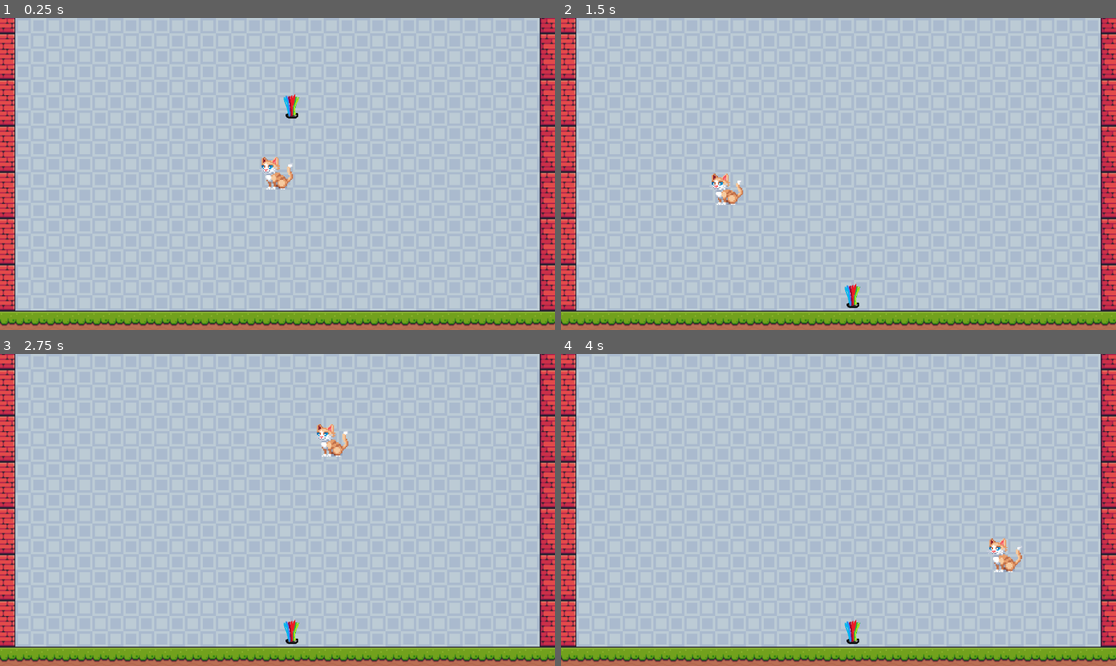
Above: before the commit, frames 1-4 (two rows, left to right).
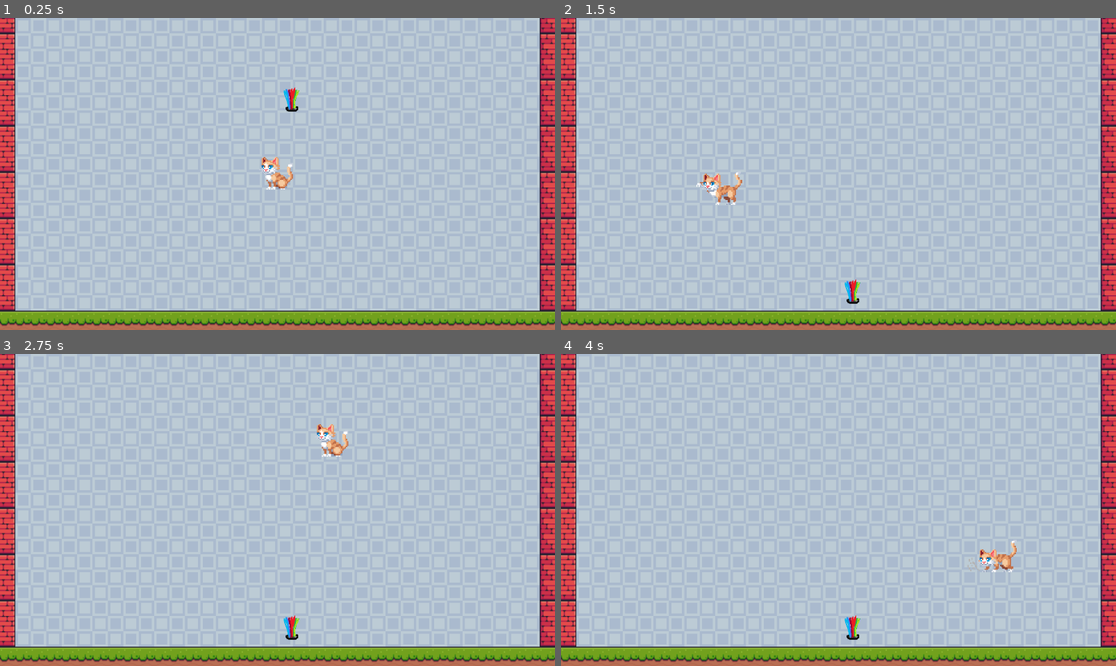
Above: after the commit, the same moments.

Repository: koxukoshu/pacific-sun-debut-game
Game: Godot game, scene res://main.tscn
Same seed, same stepped clock (60 frames per second), same inputs: the game is played once before the commit and once after it.
Inputs (mouse positions are in pixels of both pictures, inside the frame that each line leads up to):
- Up to frame 1 (0.25 s): no input
- Up to frame 2 (1.5 s): move the mouse to (960, 158) at 0.52 s; click (960, 158) at 0.6 s; right-click (960, 158) at 0.8 s; move the mouse to (727, 189) at 1.27 s; right-click (727, 189) at 1.35 s
- Up to frame 3 (2.75 s): click (166, 525) at 1.55 s; move the mouse to (333, 441) at 2.02 s; click (333, 441) at 2.1 s; right-click (333, 441) at 2.3 s
- Up to frame 4 (4 s): move the mouse to (810, 572) at 2.77 s; right-click (810, 572) at 2.85 s; click (810, 572) at 3.05 s; move the mouse to (1005, 556) at 3.52 s; click (1005, 556) at 3.6 s; right-click (1005, 556) at 3.8 s

The runs differ from the first frame. In frame 1, 0.2% of the frame differs, in the area x 51-54%, y 22-33%; in frame 2, 0.6%; in frame 3, 0.2%; in frame 4, 0.7%, in the area x 51-84%, y 59-94%.

Commit message:
feat: add hard and light kick mechanic

Diff:
--- a/new_game_project_2025-06-06_13-04-02/character.tscn
+++ b/new_game_project_2025-06-06_13-04-02/character.tscn
@@ -206,7 +206,7 @@
 }]
 
 [sub_resource type="CircleShape2D" id="CircleShape2D_px5sl"]
-radius = 57.0789
+radius = 69.0072
 
 [node name="CharacterBody2D" type="Sprite2D"]
 script = ExtResource("1_wmkwl")
--- a/new_game_project_2025-06-06_13-04-02/main.tscn
+++ b/new_game_project_2025-06-06_13-04-02/main.tscn
@@ -241,5 +241,4 @@
 
 [node name="toy" parent="." instance=ExtResource("4_1bvp3")]
 position = Vector2(604, 144)
-gravity_scale = 1.5
 script = null
--- a/new_game_project_2025-06-06_13-04-02/main_character.gd
+++ b/new_game_project_2025-06-06_13-04-02/main_character.gd
@@ -5,10 +5,11 @@
 @onready var kick_area: Area2D = $KickArea
 @onready var kick_sfx: AudioStreamPlayer2D = $kick_sfx
 
-var is_kicking = false
+var is_hard_kicking = false
+var is_light_kicking = false
 
 func _ready() -> void:
-	# Hide the system mouse cursor if you want your sprite to be the only cursor
+	# Hide the system mouse cursor
 	Input.set_mouse_mode(Input.MOUSE_MODE_HIDDEN)
 
 	# Connect the kick area's signal to handle hits
@@ -20,102 +21,52 @@
 	global_position = get_global_mouse_position()
 
 	# Handle kick input
-	if Input.is_action_just_pressed("kick") and not is_kicking:
-		_do_kick()
+	if Input.is_action_just_pressed("hard_kick") and not is_hard_kicking:
+		_do_hard_kick()
 
-	if not is_kicking:
+	if Input.is_action_just_pressed("light_kick") and not is_light_kicking:
+		_do_light_kick()
+
+	if not (is_hard_kicking or is_light_kicking):
 		animated_sprite_2d.play("default")
 
-# Initiates the kick attack
-func _do_kick() -> void:
-	is_kicking = true
+# Initiates the hard kick attack
+func _do_hard_kick() -> void:
+	is_hard_kicking = true
 	animated_sprite_2d.play("kicking")
 	kick_area.monitoring = true # Enable the hitbox for the kick
 
 	# Wait for a short duration, then disable the hitbox and end the kick
 	await get_tree().create_timer(0.3).timeout
 	kick_area.monitoring = false
-	is_kicking = false
+	is_hard_kicking = false
 
-# Called when the kick area detects a body
+# Initiates the light kick attack
+func _do_light_kick() -> void:
+	is_light_kicking = true
+	animated_sprite_2d.play("kicking")
+	kick_area.monitoring = true # Enable the hitbox for the kick
+
+	# Wait for a short duration, then disable the hitbox and end the kick
+	await get_tree().create_timer(0.2).timeout
+	kick_area.monitoring = false
+	is_light_kicking = false
+
 func _on_kick_area_body_entered(body: Node) -> void:
-	if is_kicking == true: # Ensure the kick is active
-		if body is RigidBody2D: # Only affect RigidBody2D nodes
-			kick_sfx.play()
-			print("Kicked: ", body.name)
+	if (is_hard_kicking or is_light_kicking) and body is RigidBody2D:
+		kick_sfx.play()
+		print("Kicked: ", body.name)
 
-			var base_vertical_kick_strength = 800.0   # Base strength for the upward kick
-			var base_horizontal_kick_strength = 200.0 # Base strength for the horizontal kick
+		# --- Config ---
+		var kick_speed: float = 600.0 # Constant speed after kick
+		if is_light_kicking:
+			kick_speed = 300.0
 
-			var body_vertical_velocity = body.linear_velocity.y
-			var final_vertical_impulse_strength: float
-			var final_horizontal_impulse_strength: float
+		# --- Calculate direction from hit point (kick_area) to body's center ---
+		var hit_direction: Vector2 = body.global_position - kick_area.global_position
 
-			# --- Calculate Vertical Impulse Strength ---
-			# Weakens kick if body is already moving fast upwards
-			if body_vertical_velocity < -200: # Body is moving upwards relatively fast (negative Y is up)
-				final_vertical_impulse_strength = max(200.0, base_vertical_kick_strength + body_vertical_velocity * 0.5)
-			# Strengthens kick if body is moving fast downwards
-			elif body_vertical_velocity > 200: # Body is moving downwards relatively fast (positive Y is down)
-				final_vertical_impulse_strength = base_vertical_kick_strength + abs(body_vertical_velocity) * 0.5
-			# Default kick strength for slow or neutral vertical movement
-			else:
-				final_vertical_impulse_strength = base_vertical_kick_strength
+		# Normalize the direction to ensure constant speed
+		var direction = hit_direction.normalized()
 
-			# --- Retrieve the body's radius from its CollisionShape2D ---
-			var body_radius: float = 0.0
-			# Attempt to get the CollisionShape2D child. It's common to name it "CollisionShape2D".
-			var collision_shape_node = body.get_node_or_null("CollisionShape2D")
-
-			if collision_shape_node and collision_shape_node.shape is CircleShape2D:
-				# If found and it's a CircleShape2D, get its radius
-				var circle_shape: CircleShape2D = collision_shape_node.shape
-				body_radius = circle_shape.radius
-			else:
-				body_radius = 50.0 # Default radius, adjust this if 50 is too large/small for your game
-
-			# Ensure body_radius is not zero or negative to prevent division by zero errors
-			if body_radius <= 0.0:
-				body_radius = 1.0 # Set a minimum valid radius
-
-			# Calculate the relative hit position from the body's center
-			# `relative_hit_x` is negative if kick_area is left, positive if right of body's center
-			var relative_hit_x = kick_area.global_position.x - body.global_position.x
-			# `relative_hit_y` is negative if kick_area is above, positive if below body's center
-			var relative_hit_y = kick_area.global_position.y - body.global_position.y
-
-			# --- Horizontal Impulse Direction & Magnitude ---
-			var impulse_direction_x: float = 0.0
-
-			# If hit to the right of the body, push to the left (-X)
-			if relative_hit_x > 0:
-				impulse_direction_x = -1.0
-			# If hit to the left of the body, push to the right (+X)
-			elif relative_hit_x < 0:
-				impulse_direction_x = 1.0
-			# If hit perfectly in the center X, impulse_direction_x remains 0, no horizontal push.
-
-			# The magnitude of horizontal impulse scales with how far from the center it was hit horizontally.
-			# Normalize `relative_hit_x` by the body's radius.
-			var horizontal_offset_factor = abs(relative_hit_x) / (body_radius + 1.0) # Add 1.0 to avoid division by very small numbers
-			# Clamp to prevent extreme values.
-			horizontal_offset_factor = clamp(horizontal_offset_factor, 0.0, 1.5) # Max 1.5x base strength (can be adjusted)
-
-			final_horizontal_impulse_strength = base_horizontal_kick_strength * horizontal_offset_factor * impulse_direction_x
-
-			# --- Adjust Horizontal Impulse based on Vertical Hit Position ---
-			# If hit on the lower half of the body (relative_hit_y > 0), reduce horizontal impulse.
-			var vertical_dampening_factor = 1.0
-			if relative_hit_y > 0: # If the kick hits below the body's vertical center
-				# Calculate a factor based on how far down it was hit (normalized by body_radius).
-				var y_offset_from_center_factor = relative_hit_y / (body_radius + 1.0)
-				y_offset_from_center_factor = clamp(y_offset_from_center_factor, 0.0, 1.0) # From 0 (center) to 1 (bottom edge)
-
-				# Reduce horizontal impulse by up to 50% (0.5 multiplier) if hit at the very bottom.
-				vertical_dampening_factor = 1.0 - (y_offset_from_center_factor * 0.5)
-				# Ensure the horizontal impulse is not reduced below 50% of its calculated value.
-				vertical_dampening_factor = max(0.5, vertical_dampening_factor) # Minimum 50% strength retained
-
-			final_horizontal_impulse_strength *= vertical_dampening_factor
-
-			body.apply_central_impulse(Vector2(final_horizontal_impulse_strength, -final_vertical_impulse_strength))
+		# Set the final velocity
+		body.linear_velocity = direction * kick_speed
--- a/new_game_project_2025-06-06_13-04-02/project.godot
+++ b/new_game_project_2025-06-06_13-04-02/project.godot
@@ -34,8 +34,13 @@
 "events": [Object(InputEventKey,"resource_local_to_scene":false,"resource_name":"","device":-1,"window_id":0,"alt_press …(191 unchanged characters)…
 ]
 }
-kick={
+hard_kick={
 "deadzone": 0.2,
 "events": [Object(InputEventMouseButton,"resource_local_to_scene":false,"resource_name":"","device":-1,"window_id":0,"a …(253 unchanged characters)…
 ]
 }
+light_kick={
+"deadzone": 0.2,
+"events": [Object(InputEventMouseButton,"resource_local_to_scene":false,"resource_name":"","device":-1,"window_id":0,"alt_pressed":false,"shift_pressed":false,"ctrl_pressed":false,"meta_pressed":false,"button_mask":0,"position":Vector2(0, 0),"global_position":Vector2(0, 0),"factor":1.0,"button_index":2,"canceled":false,"pressed":false,"double_click":false,"script":null)
+]
+}
--- a/new_game_project_2025-06-06_13-04-02/toy.tscn
+++ b/new_game_project_2025-06-06_13-04-02/toy.tscn
@@ -13,7 +13,7 @@
 "
 
 [sub_resource type="CircleShape2D" id="CircleShape2D_tvsie"]
-radius = 28.0713
+radius = 37.0
 
 [node name="Toy" type="RigidBody2D"]
 script = SubResource("GDScript_tvsie")
